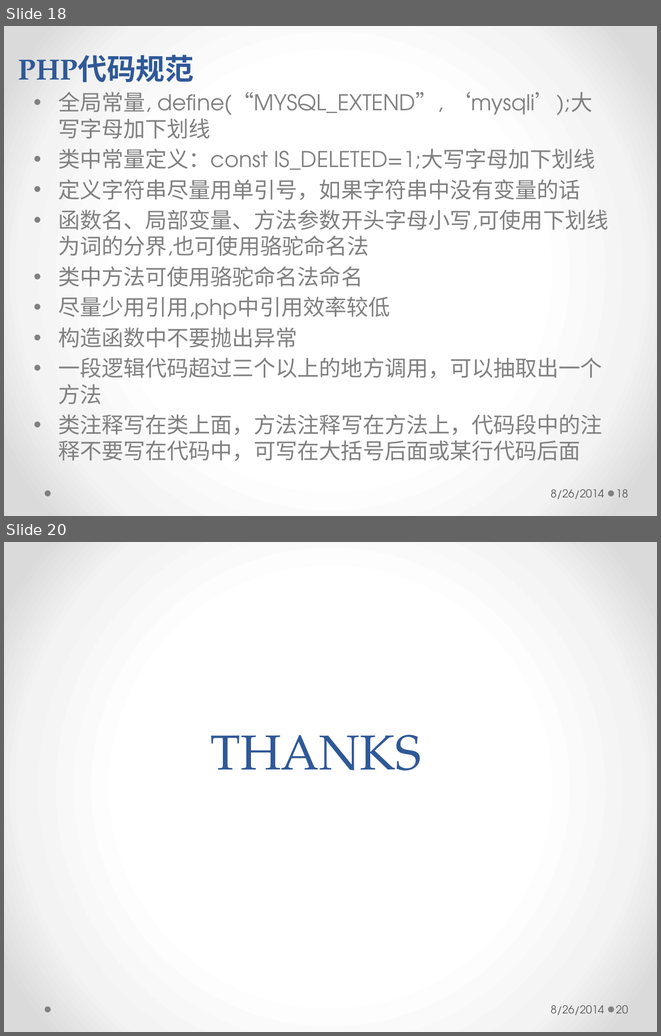
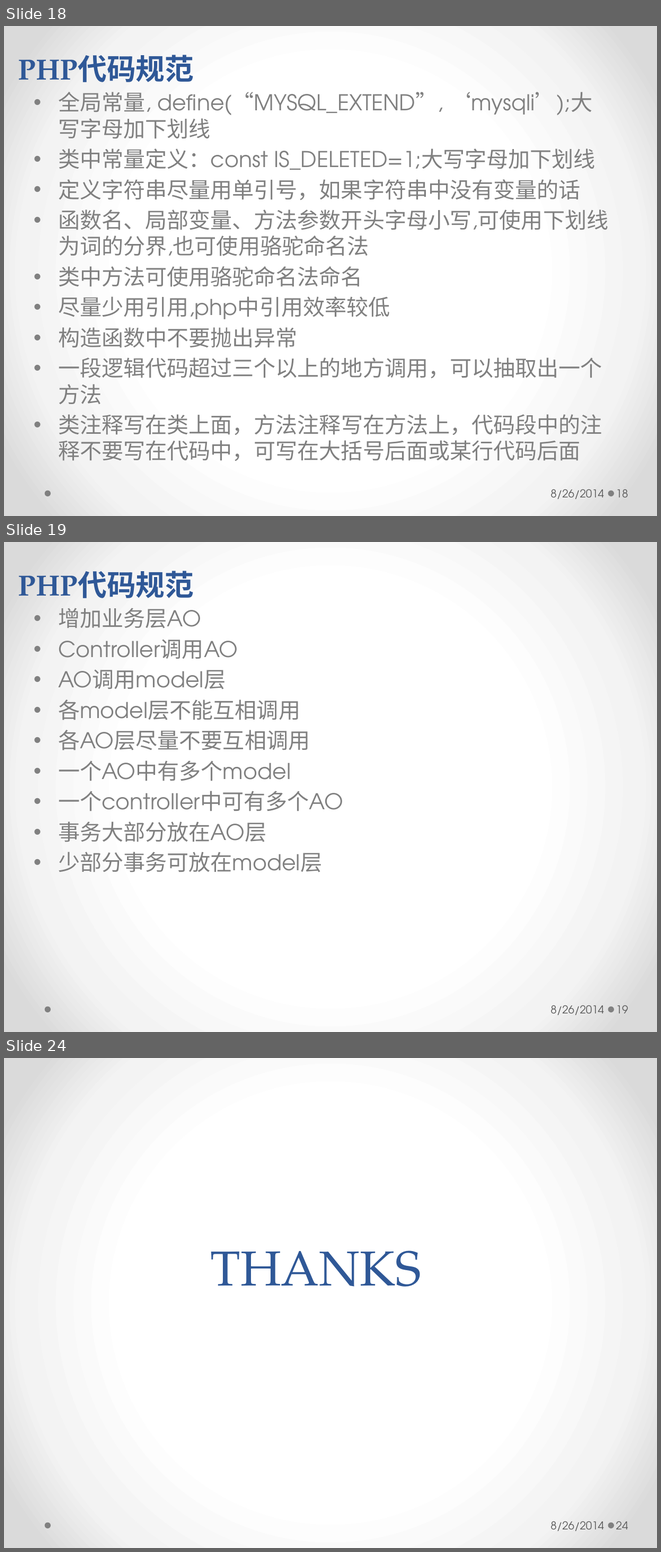
Before and after one commit to longhaisheng/dbroute, a slide deck: dbroute.pptx. Shown one above the other, each under a label of ours: slides 18 and 20 before the commit, slides 18, 19 and 24 after it; the slides between them are not shown. The pictures are 661x1036 and 661x1552 pixels, drawn with LibreOffice and Linux fonts; fonts in the diff are those of the drawing. Boxes give left, top, right and bottom in pixels: in the first picture for what was removed or moved away, otherwise in the second. Text is boxed around its words. In the diff, an @@ line names an element or a change of style, - is before the commit and + after.

```diff
--- a/dbroute.pptx
+++ b/dbroute.pptx
@@ slide 19 added at box(4, 542, 657, 1032), background gradient #FFFFFF to #F4F4F4 to #DADADA; not listed: 2 template elements that a slide beside it also shows @@
@@ text added at box(18, 571, 194, 598), 32 pt, text #2F5897, bold @@
+PHP代码规范
@@ text added at box(58, 608, 343, 872), 24 pt, text #808080 @@
+• 增加业务层AO
+• Controller调用AO
+• AO调用model层
+• 各model层不能互相调用
+• 各AO层尽量不要互相调用
+• 一个AO中有多个model
+• 一个controller中可有多个AO
+• 事务大部分放在AO层
+• 少部分事务可放在model层
@@ text added at box(550, 1005, 604, 1015), 12 pt, text #595959 @@
+8/26/2014
@@ page number added at box(616, 1005, 628, 1013), 12 pt, text #595959 @@
+19
@@ what was slide 20 is now slide 24 @@
@@ page number at box(616, 1521, 628, 1529): text changed @@
-20
+24
```
Also in this commit, not shown: 7 slides changed, 3 other slides added.
